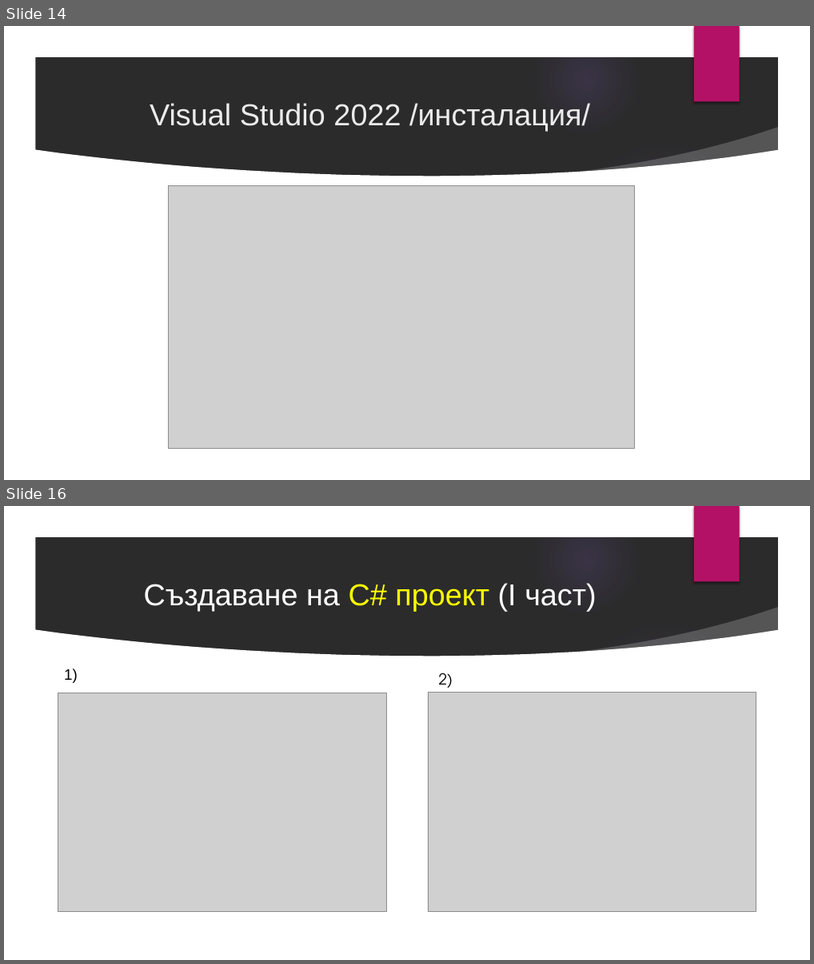
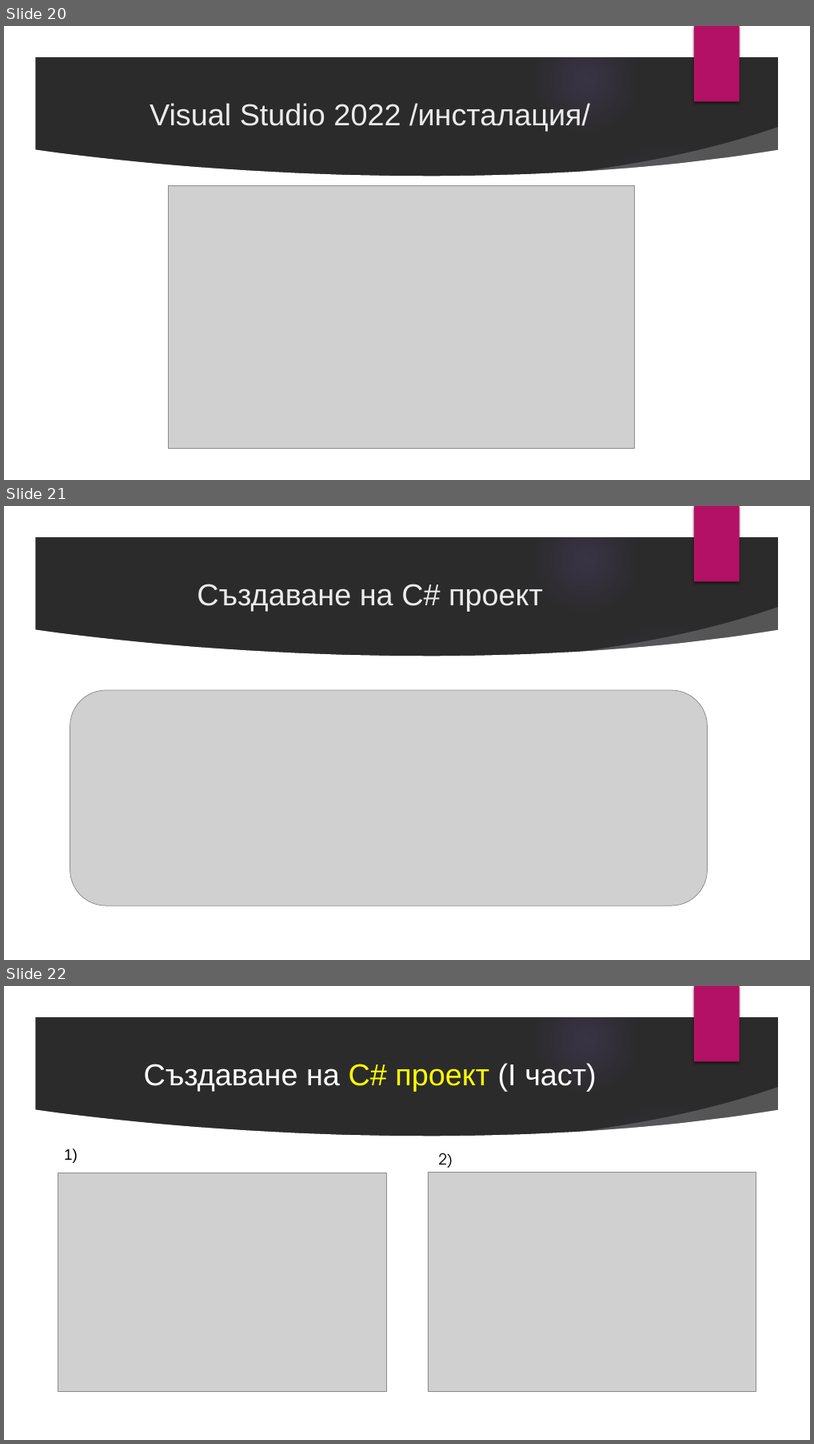
Before and after one commit to velizar92/CSharp-Programming-Presentations, a slide deck: C# Basics.pptx. Shown one above the other, each under a label of ours: slides 14 and 16 before the commit, slides 20, 21 and 22 after it; the slides between them are not shown. The pictures are 814x964 and 814x1444 pixels, drawn with LibreOffice and Linux fonts; fonts in the diff are those of the drawing; grey boxes stand for pictures; background and template pictures are left out; a plain dark background stands for a picture behind light text. Boxes give left, top, right and bottom in pixels: in the first picture for what was removed or moved away, otherwise in the second. Text is boxed around its words. In the diff, an @@ line names an element or a change of style, - is before the commit and + after.

```diff
--- a/C# Basics.pptx
+++ b/C# Basics.pptx
@@ slide 21 added at [4,506,810,960], background picture (left out); not listed: 9 template elements that a slide beside it also shows @@
@@ title added at [197,584,543,612], 36 pt, text #EBEBEB @@
+Създаване на C# проект
@@ picture added at [70,690,707,905] @@
@@ what was slide 14 is now slide 20 @@
@@ what was slide 16 is now slide 22 @@
```
Also in this commit, not shown: 8 slides changed, 15 other slides added, 2 slides removed.
